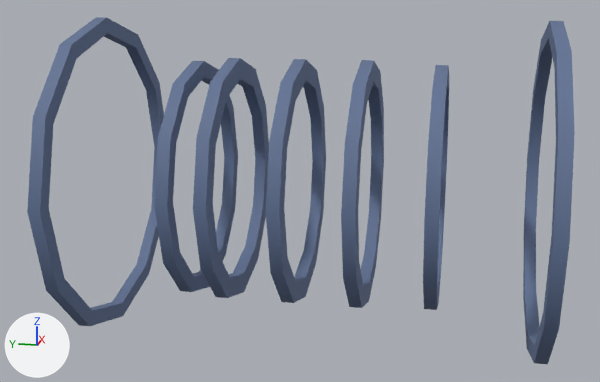
Before and after pictures for a commit that changed the OBJ model assets/models/equipment/srw_sr26_reactor/LOD2/srw_coils.obj.
Rendered twice from a 50 mm camera at (-5.6, -1.0, 1.33) aimed at (-0.04, 0.11, -0.06). Lighting does not change. The marker at lower left points along +X, +Y and +Z. The picture after the commit comes second. Where no turn or scale is listed for an object, it has been applied to the vertices. Vertices at exactly the same position are counted once.

The first picture shows 'srw_coils'.
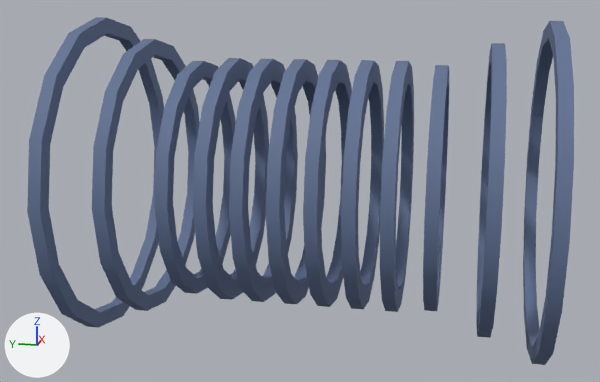
Boxes [x1, y1, x2, y2] around the edits, measured in the pictures (600 x 382 px; the box of a moved part takes in the faces that stretch with it):
'srw_coils', reshaped: before [27, 17, 575, 364]; after [27, 17, 574, 365]
part 1 of me_srw_coils, added (blue): after [229, 59, 298, 302]
part 2 of me_srw_coils, added (blue): after [303, 60, 352, 307]
part 3 of me_srw_coils, added (blue): after [380, 61, 414, 312]
part 4 of me_srw_coils, added (blue): after [92, 39, 200, 311]
part 5 of me_srw_coils, added (blue): after [476, 43, 507, 338]
part 6 of me_srw_coils, moved or reshaped: before [28, 18, 575, 364]; after [28, 18, 574, 365]

What the commit changed:
me_srw_coils is used by ob_srw_coils; location (0.0, 0.0, 0.0).
me_srw_coils had 336 vertices, 336 faces and spanned x -1.12..1.12, y -1.58..1.58, z -1.12..1.12.
me_srw_coils now has 768 vertices, 768 faces and spans x -1.12..1.12, y -1.58..1.58, z -1.12..1.12.
me_srw_coils part 1: a new loose piece of 64 vertices spanning x -0.86..0.86, y 0.31..0.39, z -0.86..0.86, in mat_eq_srw_coil (blue #617395).
me_srw_coils part 2: a new loose piece of 64 vertices spanning x -0.86..0.86, y -0.16..-0.07, z -0.86..0.86, in mat_eq_srw_coil (blue #617395).
me_srw_coils part 3: a new loose piece of 64 vertices spanning x -0.86..0.86, y -0.62..-0.54, z -0.85..0.86, in mat_eq_srw_coil (blue #617395).
me_srw_coils part 4: a new loose piece of 64 vertices spanning x -0.98..0.98, y 1.15..1.23, z -0.98..0.98, in mat_eq_srw_coil (blue #617395).
me_srw_coils part 5: a new loose piece of 64 vertices spanning x -0.98..0.98, y -1.23..-1.15, z -0.98..0.98, in mat_eq_srw_coil (blue #617395).
me_srw_coils part 6: 224 vertices removed from x -0.97..0.97, y -1.58..1.58, z -0.97..0.97; 336 vertices added at x -1.04..1.04, y -1.58..1.58, z -1.04..1.04.
